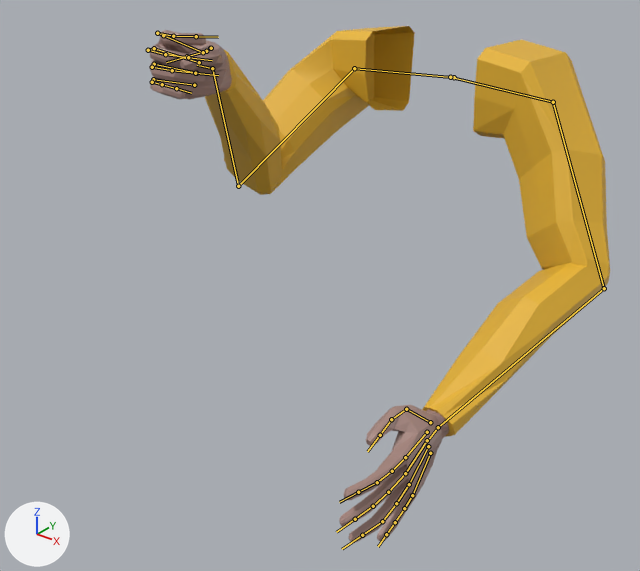
Renders of the FBX model Assets/Art/Models/Arms.fbx from each side of a commit.
Camera for both pictures: a 50 mm camera at (9.54, -16.43, 5.26) aimed at (-0.32, -4.1, -2.38). The lights are fixed; the arrows at lower left show +X, +Y and +Z. Both versions are drawn at frame 8 of the action 'Armature|CritHit'; the numbers are the values there. The bones that bend it are drawn over the model as lines.

Names of what the first picture shows: 'ArmL', 'ArmR'.
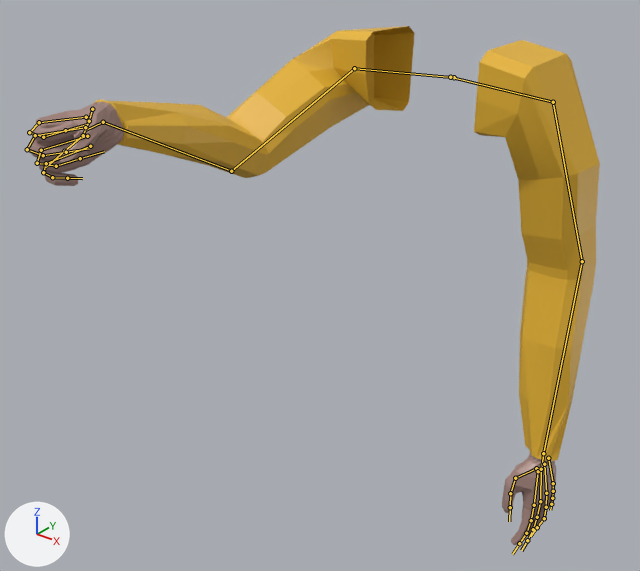
What differs and where, as boxes (x1, y1, x2, y2) in the pictures (640 x 571 px):
'ArmL', posed (53% narrower)
    before: (339, 40, 610, 543)
    after: (474, 40, 600, 545)
'ArmR', posed (45% wider)
    before: (150, 26, 415, 195)
    after: (29, 26, 415, 186)
bone 'UpperArmR', root to tip
    before: (354, 68) to (238, 186)
    after: (354, 68) to (231, 171)
bone 'LowerArmR', root to tip
    before: (238, 186) to (212, 68)
    after: (231, 171) to (103, 122)
bone 'HandR', root to tip
    before: (212, 68) to (197, 65)
    after: (103, 122) to (85, 130)
bone 'UpperArmL', root to tip
    before: (553, 102) to (604, 288)
    after: (553, 102) to (582, 261)
bone 'LowerArmL', root to tip
    before: (604, 288) to (438, 427)
    after: (582, 261) to (543, 453)
bone 'HandL', root to tip
    before: (438, 427) to (426, 443)
    after: (543, 453) to (541, 469)

The edits, one by one:
Bone 'UpperArmR' (bone_upperarmr) turns from (-29, 4, -84) to (-38, 7, -89) degrees about its own x, y and z.
Bone 'LowerArmR' (bone_lowerarmr) turns from (-67, -22, -33) to (-39, -8, -22) degrees about its own x, y and z.
Bone 'HandR' (bone_handr) turns from (-86, -63, 75) to (-77, -65, 81) degrees about its own x, y and z.
Bone 'UpperArmL' (bone_upperarml) turns from (1, 15, 63) to (37, -1, 76) degrees about its own x, y and z.
Bone 'LowerArmL' (bone_lowerarml) turns from (-44, 10, 24) to (-16, 1, 9) degrees about its own x, y and z.
Bone 'HandL' (bone_handl) turns from (8, 48, 20) to (-22, 80, -26) degrees about its own x, y and z.
